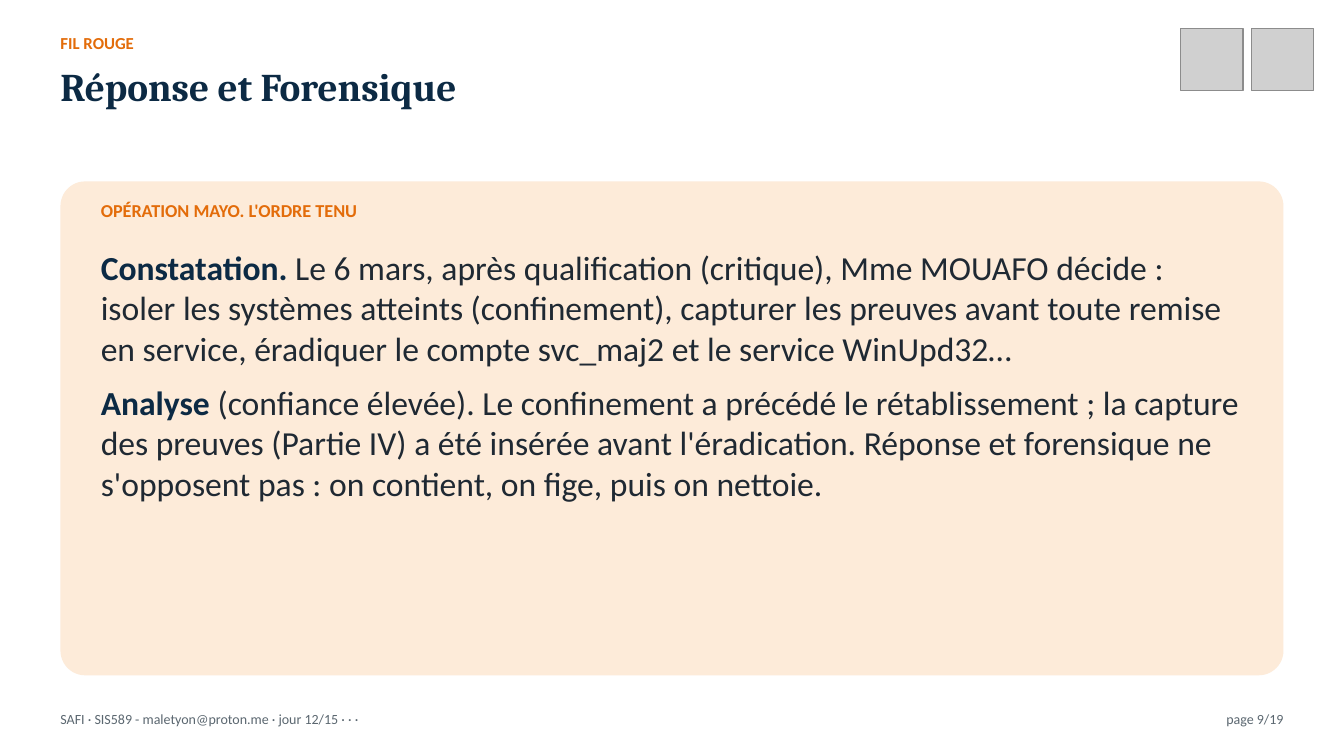
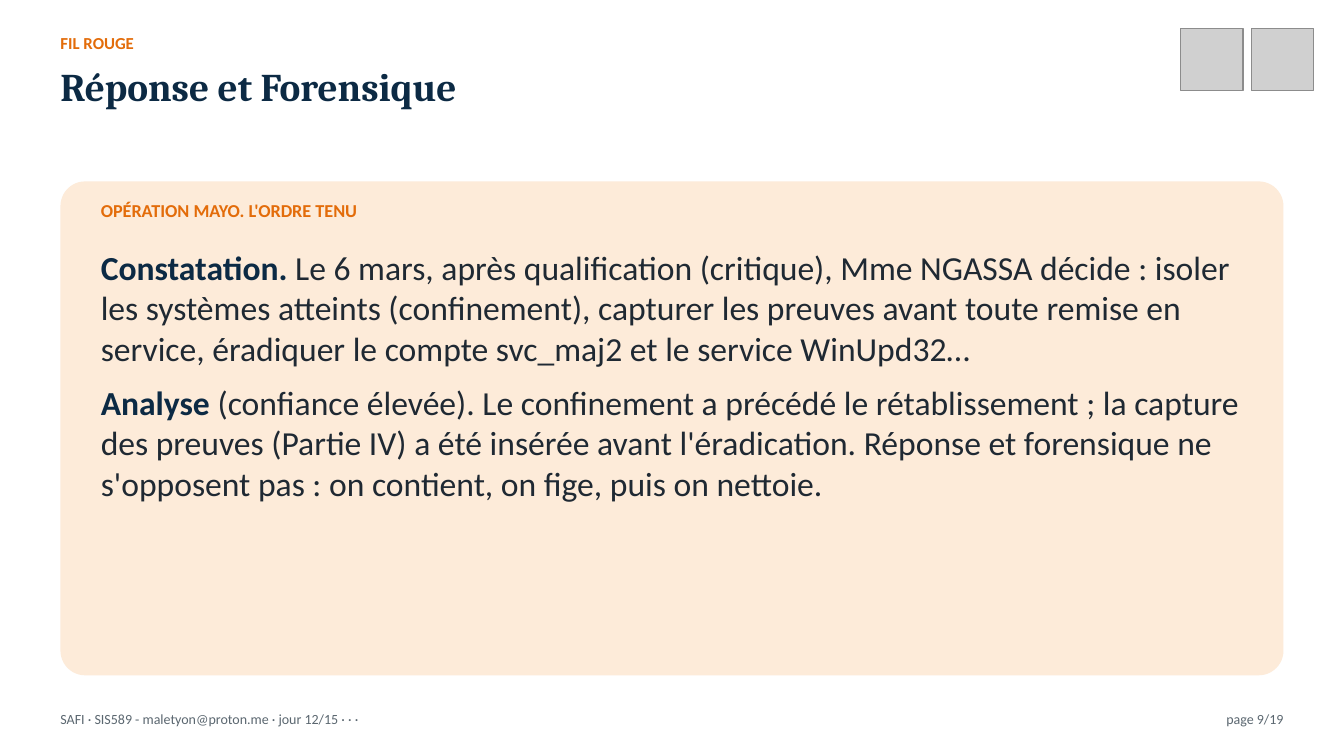
Before and after one commit to MaletYon/cours-safi, a slide deck: slide 9 of Présentation/SAFI_J12.pptx. Drawn at 1344x756 pixels with LibreOffice and Linux fonts; fonts in the diff are those of the drawing; grey boxes stand for pictures. Boxes give left, top, right and bottom in pixels: in the first picture for what was removed or moved away, otherwise in the second. Text is boxed around its words. In the diff, an @@ line names an element or a change of style, - is before the commit and + after.

```diff
--- a/Présentation/SAFI_J12.pptx
+++ b/Présentation/SAFI_J12.pptx
@@ text at bbox=[101, 255, 1230, 367]: text changed @@
-Constatation. Le 6 mars, après qualification (critique), Mme MOUAFO décide : isoler les systèmes atteints (confinement), capturer les preuves avant toute remise en service, éradiquer le compte svc_maj2 et le service WinUpd32…
+Constatation. Le 6 mars, après qualification (critique), Mme NGASSA décide : isoler les systèmes atteints (confinement), capturer les preuves avant toute remise en service, éradiquer le compte svc_maj2 et le service WinUpd32…
```
Also in this commit, not shown: 1 other slide changed, 42 other files.
